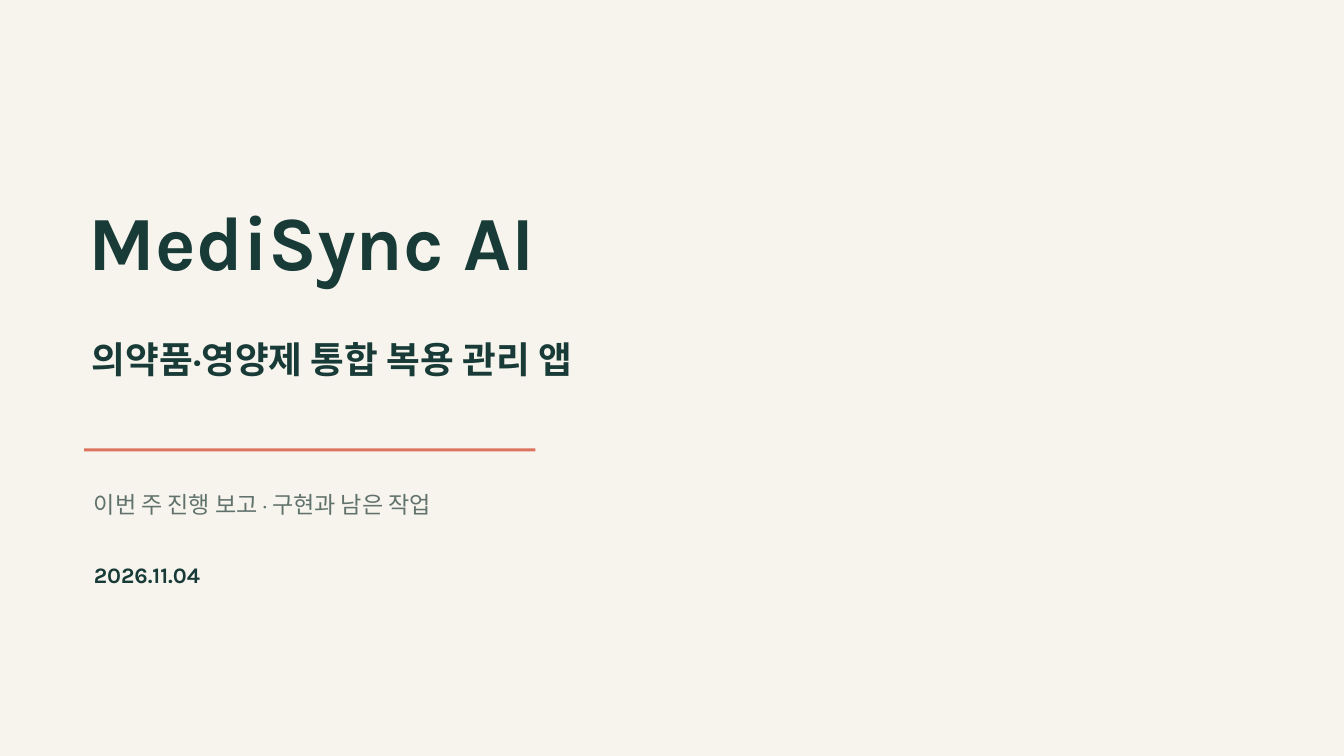
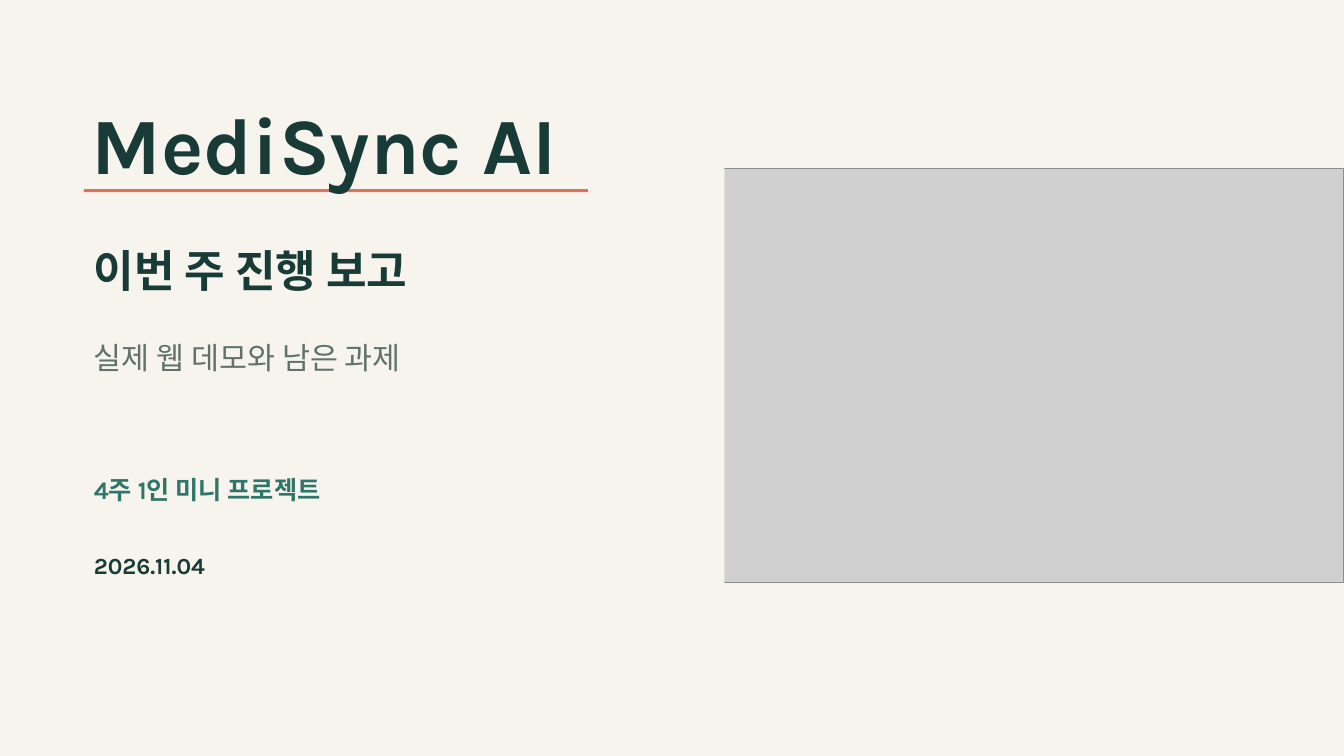
Before and after one commit to chanwoo03/TOC, a slide deck: slide 1 of docs/downloads/MediSync-AI.pptx. Drawn at 1344x756 pixels with LibreOffice and Linux fonts; fonts in the diff are those of the drawing; grey boxes stand for pictures; background and template pictures are left out. Boxes give left, top, right and bottom in pixels: in the first picture for what was removed or moved away, otherwise in the second. Text is boxed around its words. In the diff, an @@ line names an element or a change of style, - is before the commit and + after.

Commit message:
Update MediSync presentation

```diff
--- a/docs/downloads/MediSync-AI.pptx
+++ b/docs/downloads/MediSync-AI.pptx
@@ rectangle added at [0, 0, 725, 756], fill #F7F4EE @@
@@ text "MediSync AI": place and size @@
-text "MediSync AI" at [89, 215, 534, 288]
+text "MediSync AI" at [92, 117, 556, 193]
@@ text "MediSync AI" at [92, 117, 556, 193]: size 54.8 to 57 pt @@
@@ picture added at [683, 168, 1344, 582] @@
@@ rectangle: place and size @@
-rectangle at [84, 449, 535, 452]
+rectangle at [84, 190, 588, 193]
@@ text at [94, 250, 407, 291]: text changed; size 16.5 to 31.5 pt; text colour #61726C to #183B37; bold on @@
-이번 주 진행 보고 · 구현과 남은 작업
+이번 주 진행 보고
@@ text removed at [92, 342, 573, 377] @@
-의약품·영양제 통합 복용 관리 앱
@@ text added at [94, 344, 401, 372], 21.8 pt, text #61726C @@
+실제 웹 데모와 남은 과제
@@ text added at [94, 478, 321, 502], 18 pt, text #2F7569, bold @@
+4주 1인 미니 프로젝트
@@ text "2026.11.04": place and size @@
-text "2026.11.04" at [94, 568, 200, 584]
+text "2026.11.04" at [94, 558, 205, 575]
@@ text "2026.11.04" at [94, 558, 205, 575]: size 15.8 to 16.5 pt @@
```
Also in this commit, not shown: 1 other slide changed, 9 slides added, 8 slides removed, 13 other files.
